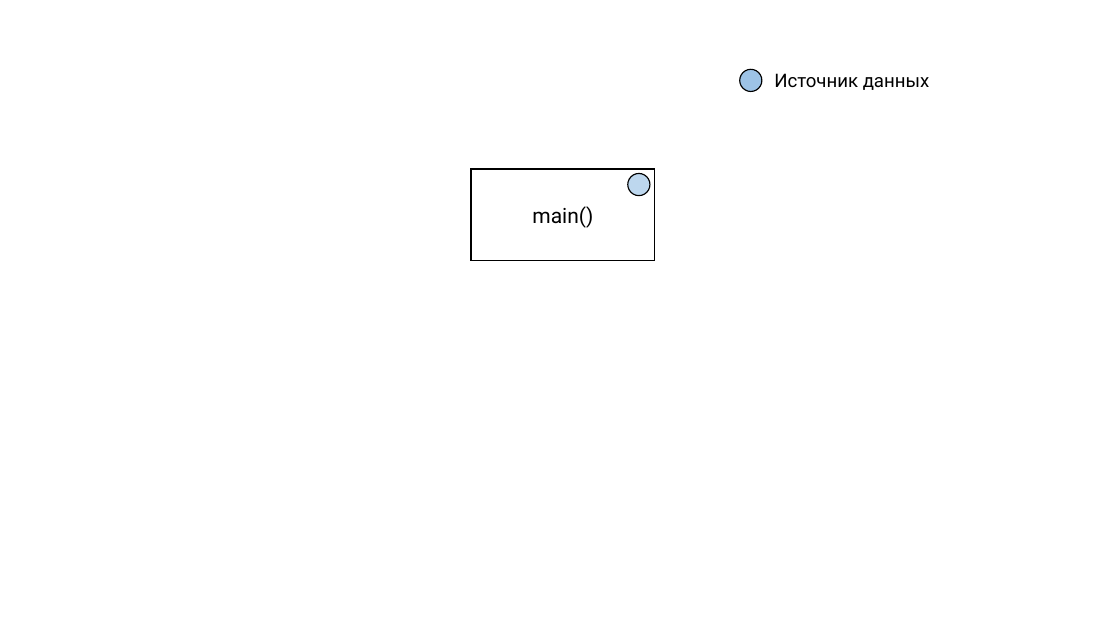
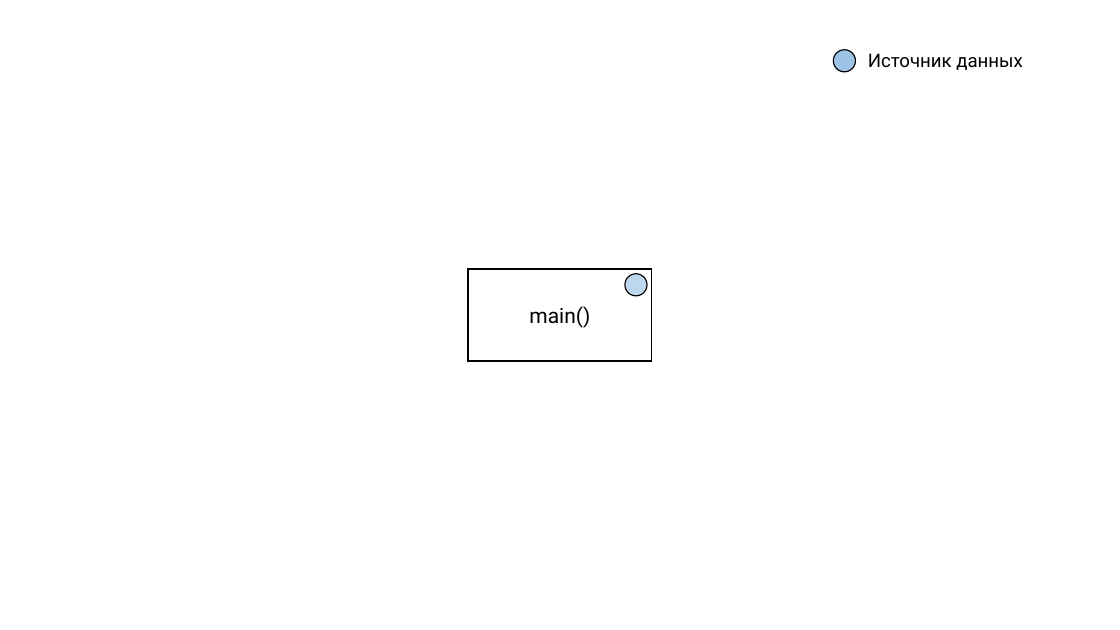
Before and after one commit to rkhaimov/brain-gym, a slide deck: slide 33 of clean/Презентация.pptx (slide 22 before the commit). Drawn at 1120x630 pixels with LibreOffice and Linux fonts; fonts in the diff are those of the drawing. Boxes give left, top, right and bottom in pixels: in the first picture for what was removed or moved away, otherwise in the second. Text is boxed around its words. In the diff, an @@ line names an element or a change of style, - is before the commit and + after.

```diff
--- a/clean/Презентация.pptx
+++ b/clean/Презентация.pptx
@@ ellipse: place and size @@
-ellipse at box(740, 70, 762, 92)
+ellipse at box(833, 50, 855, 71)
@@ text "Источник данных": place and size @@
-text "Источник данных" at box(774, 73, 930, 90)
+text "Источник данных" at box(868, 53, 1023, 70)
@@ rectangle "main()": place and size @@
-rectangle "main()" at box(471, 169, 655, 260)
+rectangle "main()" at box(469, 269, 652, 360)
@@ ellipse: place and size @@
-ellipse at box(628, 174, 649, 196)
+ellipse at box(625, 274, 647, 296)
```
Also in this commit, not shown: 7 other slides changed, 49 slides added, 10 slides removed.
